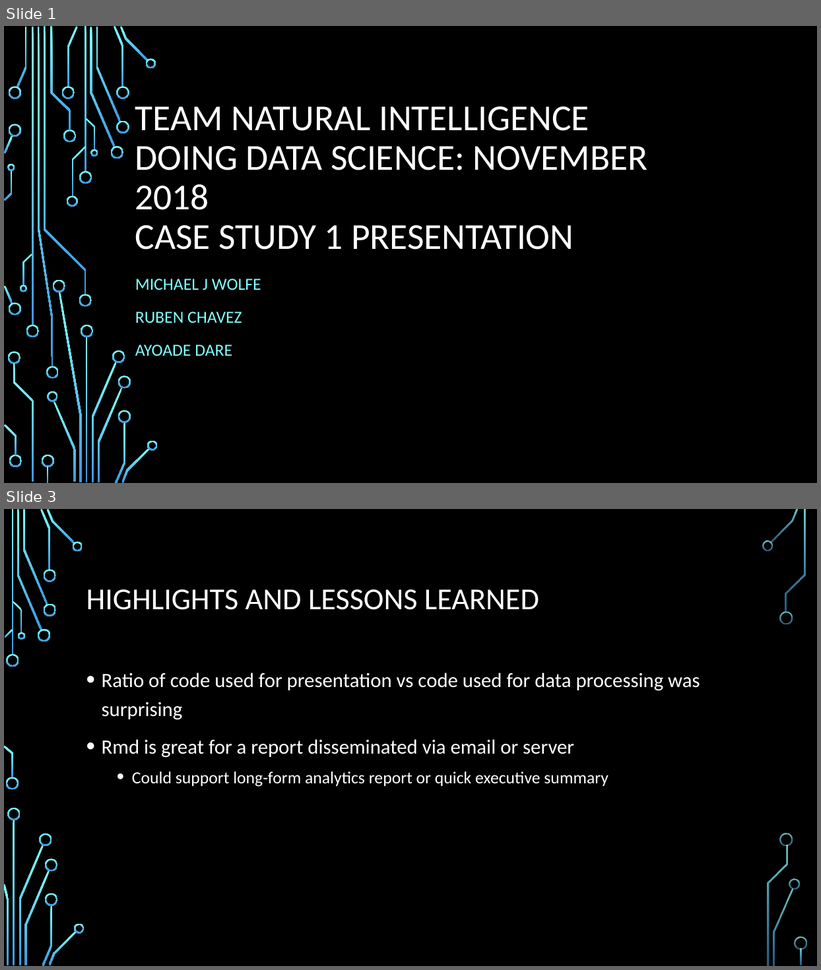
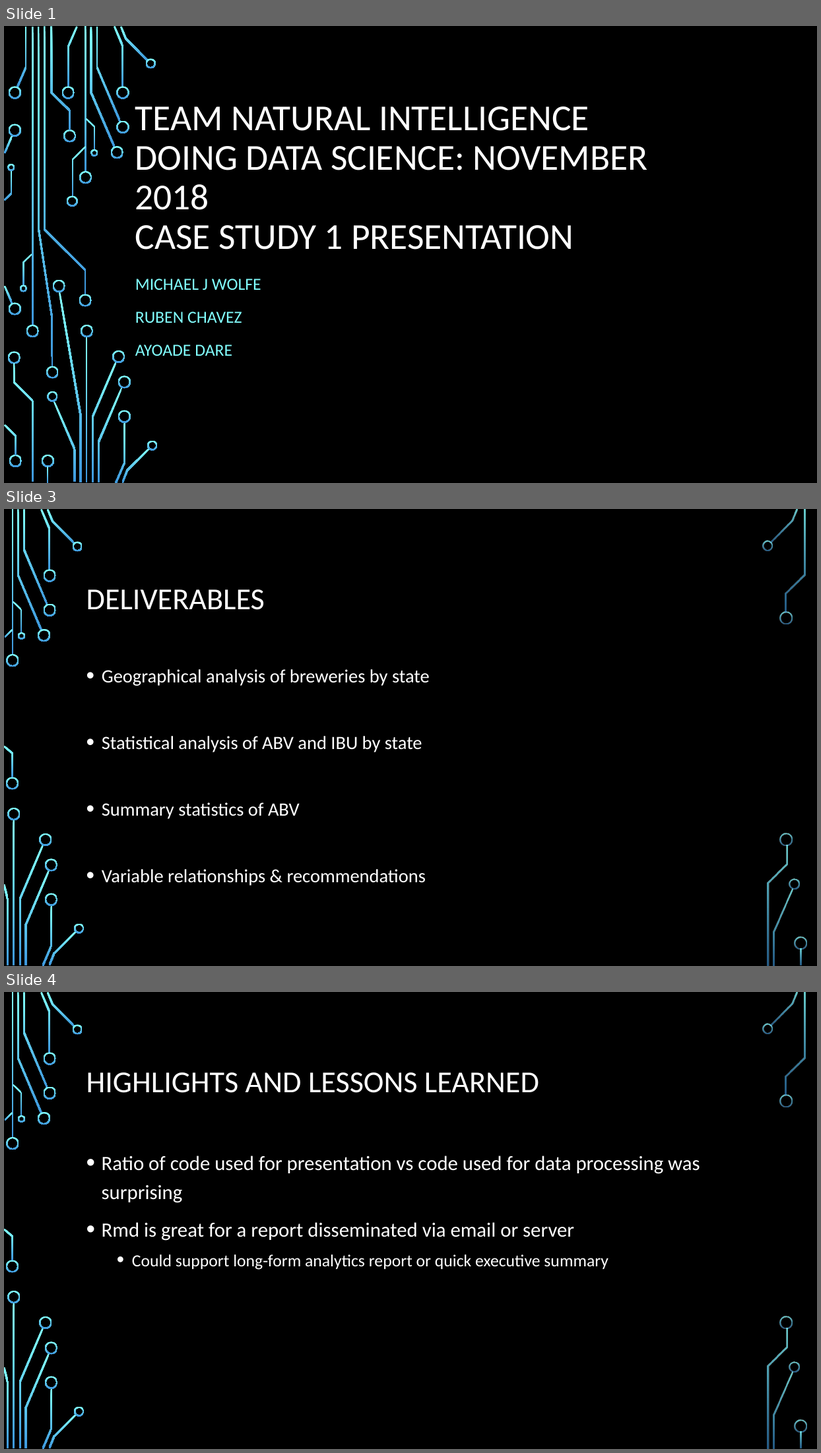
Before and after one commit to rechavez/DDS_401_TeamNI_Case_Study1, a slide deck: DDS401 Team NI Case Study 1 Presentation.pptx. Shown one above the other, each under a label of ours: slides 1 and 3 before the commit, slides 1, 3 and 4 after it; the slides between them are not shown. The pictures are 821x970 and 821x1453 pixels, drawn with LibreOffice and Linux fonts; fonts in the diff are those of the drawing; background and template pictures are left out. Boxes give left, top, right and bottom in pixels: in the first picture for what was removed or moved away, otherwise in the second. Text is boxed around its words. In the diff, an @@ line names an element or a change of style, - is before the commit and + after.

```diff
--- a/DDS401 Team NI Case Study 1 Presentation.pptx
+++ b/DDS401 Team NI Case Study 1 Presentation.pptx
@@ slide 3 added at box(4, 509, 817, 966), background picture (left out); not listed: 36 template elements that a slide beside it also shows @@
@@ title added at box(86, 590, 265, 610), 36 pt, text #FFFFFF @@
+DELIVERABLES
@@ text added at box(102, 669, 430, 886), 22.2 pt, text #FFFFFF @@
+• Geographical analysis of breweries by state
+• Statistical analysis of ABV and IBU by state
+• Summary statistics of ABV
+• Variable relationships & recommendations
@@ what was slide 3 is now slide 4 @@
```
Also in this commit, not shown: 1 slide changed.
